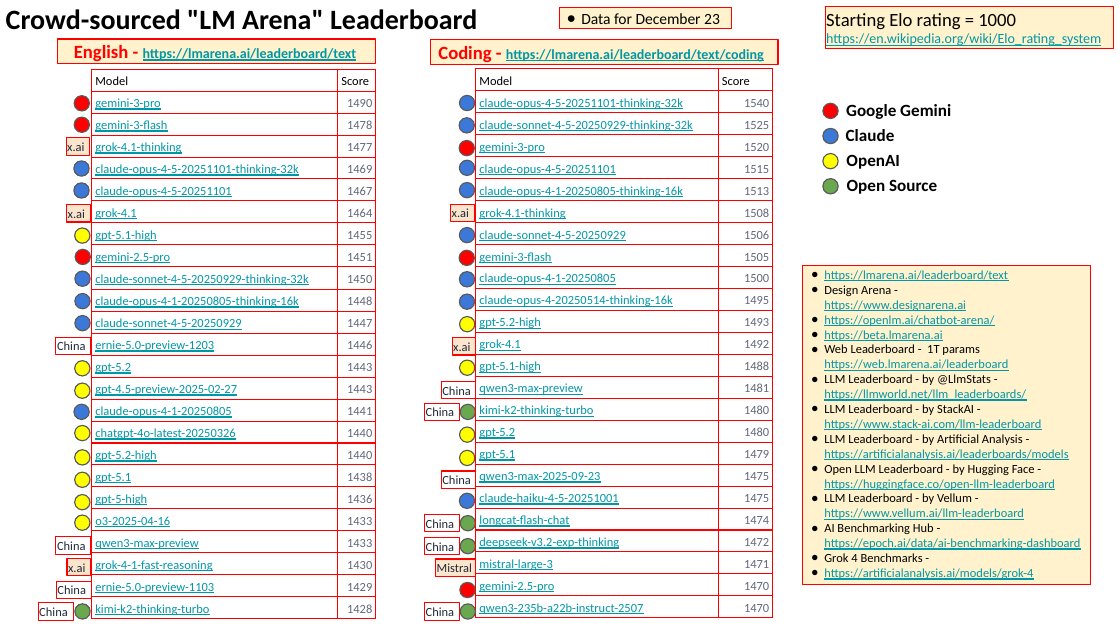
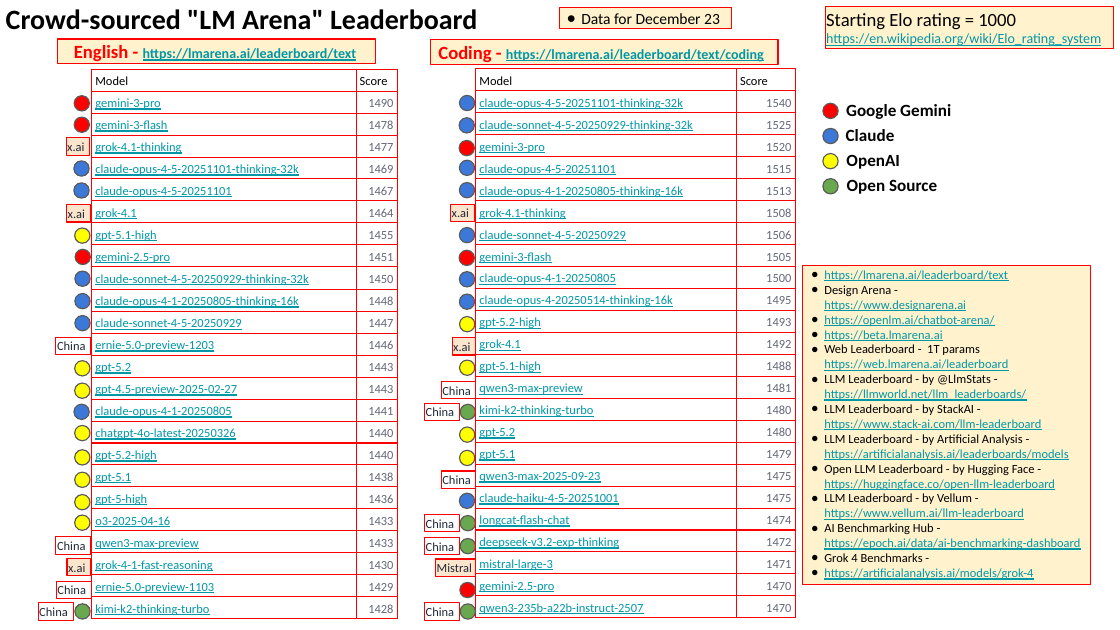
Before and after one commit to lselector/seminar, a slide deck: slide 2 of 2025/2025-12-26-AI-Updates.pptx. Drawn at 1120x630 pixels with LibreOffice and Linux fonts; fonts in the diff are those of the drawing. Boxes give left, top, right and bottom in pixels: in the first picture for what was removed or moved away, otherwise in the second. Text is boxed around its words. In the diff, an @@ line names an element or a change of style, - is before the commit and + after.

```diff
--- a/2025/2025-12-26-AI-Updates.pptx
+++ b/2025/2025-12-26-AI-Updates.pptx
@@ table: place and size @@
-table at bbox=[92, 69, 376, 619]
+table at bbox=[92, 69, 398, 619]
@@ table: place and size @@
-table at bbox=[476, 69, 773, 619]
+table at bbox=[476, 69, 795, 619]
```
Also in this commit, not shown: 18 other slides changed, 2 slides added, 2 slides removed.
